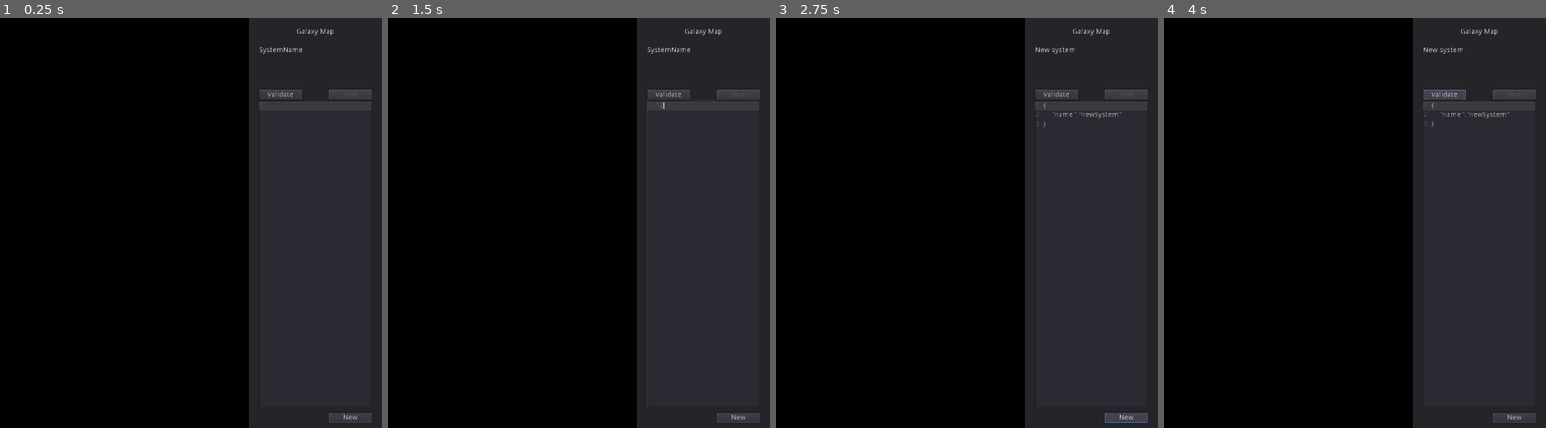
Above: before the commit, frames 1-4 (left to right).
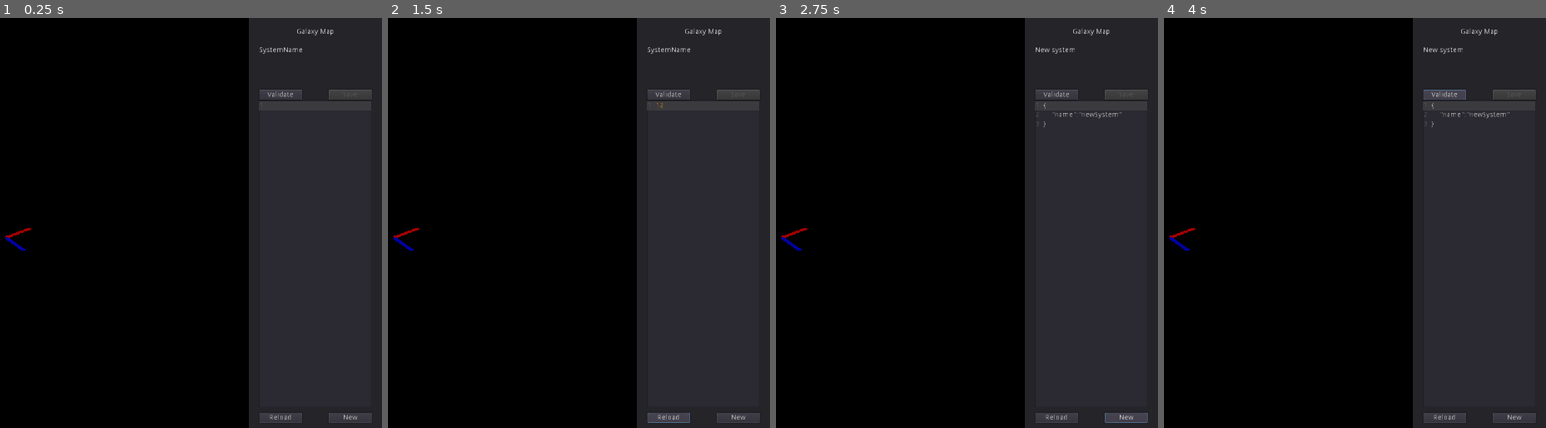
Above: after the commit, the same moments.

Repository: wraitii/WindRider
Game: Godot game, scene res://source/editors/GalaxyEditor.tscn
The game is run twice, just before and just after one commit, with the same random seed, the same clock (stepped at 60 frames per second) and the same inputs. This scene is started directly instead of the project's main scene.
Inputs (mouse positions are in pixels of both pictures, inside the frame that each line leads up to):
- Up to frame 1 (0.25 s): no input
- Up to frame 2 (1.5 s): click (705, 251) at 0.52 s; type "12" at 0.6 s; click (666, 419) at 1.25 s, where only the run after the commit has a clickable "Reload"
- Up to frame 3 (2.75 s): click "New" at 2 s
- Up to frame 4 (4 s): click "New" at 2.75 s; click "Validate" at 3.5 s

The runs differ from the first frame. In frame 1, 0.3% of the frame differs, in the area x 1-80%, y 51-99%; in frame 2, 0.5%, in the area x 1-87%, y 19-99%; in frame 3, 0.3%; in frame 4, 0.3%.
Error before the commit: Unable to iterate on object of type 'Nil'. (res://source/game/SystemsMgr.gd:18)
Error after the commit: Unable to iterate on object of type 'Nil'. (res://source/game/SystemsMgr.gd:23)

Commit message:
fix galaxy editor

Diff:
--- a/source/editors/GalaxyEditor.gd
+++ b/source/editors/GalaxyEditor.gd
@@ -54,3 +54,7 @@
 	get_node('GUI/Code').text = code;
 	get_node('GUI/SystemName').text = "New system";
 	currentSystem = { "name": null }
+
+func _on_Reload_pressed():
+	Core.systemsMgr._reload();
+	get_node('GalaxyView/GalaxyViewport/GalaxyMap/MapScript').init()
--- a/source/editors/GalaxyEditor.tscn
+++ b/source/editors/GalaxyEditor.tscn
@@ -96,7 +96,17 @@
 margin_bottom = 6.0
 text = "New"
 
+[node name="Reload" type="Button" parent="GUI"]
+anchor_top = 0.97
+anchor_right = 0.4
+anchor_bottom = 0.97
+margin_left = 20.0
+margin_top = -6.0
+margin_bottom = 6.0
+text = "Reload"
+
 [connection signal="text_changed" from="GUI/Code" to="." method="_on_Code_text_changed"]
 [connection signal="pressed" from="GUI/Validate" to="." method="_on_Validate_pressed"]
 [connection signal="pressed" from="GUI/Save" to="." method="_on_Save_pressed"]
 [connection signal="pressed" from="GUI/New" to="." method="_on_New_pressed"]
+[connection signal="pressed" from="GUI/Reload" to="." method="_on_Reload_pressed"]
--- a/source/graphics/GalaxyMap.gd
+++ b/source/graphics/GalaxyMap.gd
@@ -37,9 +37,10 @@
 		if 'jump_zones' in data:
 			for jz in data['jump_zones']:
 				var target = Core.systemsMgr.get(jz['name'])
-				var dir = A2V._3(target.position) - A2V._3(data.position);
+				var dir = A2V._3(target.position) - system.translation;
 				var hl = HyperLink.instance()
-				hl.look_at_from_position(system.translation, dir.normalized(), Vector3(0,1,0))
+				print(dir);
+				hl.look_at_from_position(system.translation, A2V._3(target.position), Vector3(0,1,0))
 				hl.scale = Vector3(1,1,dir.length())
 				add_child(hl)
 
--- a/source/graphics/GalaxyMap.tscn
+++ b/source/graphics/GalaxyMap.tscn
@@ -1,10 +1,22 @@
-[gd_scene load_steps=3 format=2]
+[gd_scene load_steps=5 format=2]
 
 [ext_resource path="res://source/graphics/GalaxyMap.gd" type="Script" id=1]
 
 [sub_resource type="Environment" id=1]
 
 background_mode = 1
+
+[sub_resource type="SpatialMaterial" id=2]
+
+flags_transparent = true
+flags_unshaded = true
+albedo_color = Color( 1, 0, 0, 0.352941 )
+
+[sub_resource type="SpatialMaterial" id=3]
+
+flags_transparent = true
+flags_unshaded = true
+albedo_color = Color( 0, 0.0156863, 1, 0.352941 )
 
 [node name="GalaxyMap" type="Spatial"]
 
@@ -19,3 +31,17 @@
 
 [node name="MapScript" type="Spatial" parent="."]
 script = ExtResource( 1 )
+
+[node name="Lines" type="CSGCombiner" parent="."]
+
+[node name="LineX" type="CSGBox" parent="Lines"]
+transform = Transform( 1, 0, 0, 0, 1, 0, 0, 0, 1, 7.5, 0, 0 )
+width = 15.0
+height = 0.1
+material = SubResource( 2 )
+
+[node name="LineZ" type="CSGBox" parent="Lines"]
+transform = Transform( 1, 0, 0, 0, 1, 0, 0, 0, 1, 0, 0, 7.5 )
+height = 0.1
+depth = 15.0
+material = SubResource( 3 )
--- a/source/lib/DataMgr.gd
+++ b/source/lib/DataMgr.gd
@@ -5,6 +5,7 @@
 
 var data = {} setget __nos, __nog
 var kind;
+var own_path;
 
 # Fake getters
 func __nos(a):
@@ -13,10 +14,18 @@
 	pass
 
 func _init(k, path):
+	init(k, path)
+
+func init(k, path):
+	own_path = path;
 	kind = k
 	var files = IO.list_dir(path, '.json')
 	for f in files:
 		_load(path + f)
+
+func _reload():
+	data = {};
+	init(kind, own_path)
 
 func _unload(name):
 	data.erase(name);
